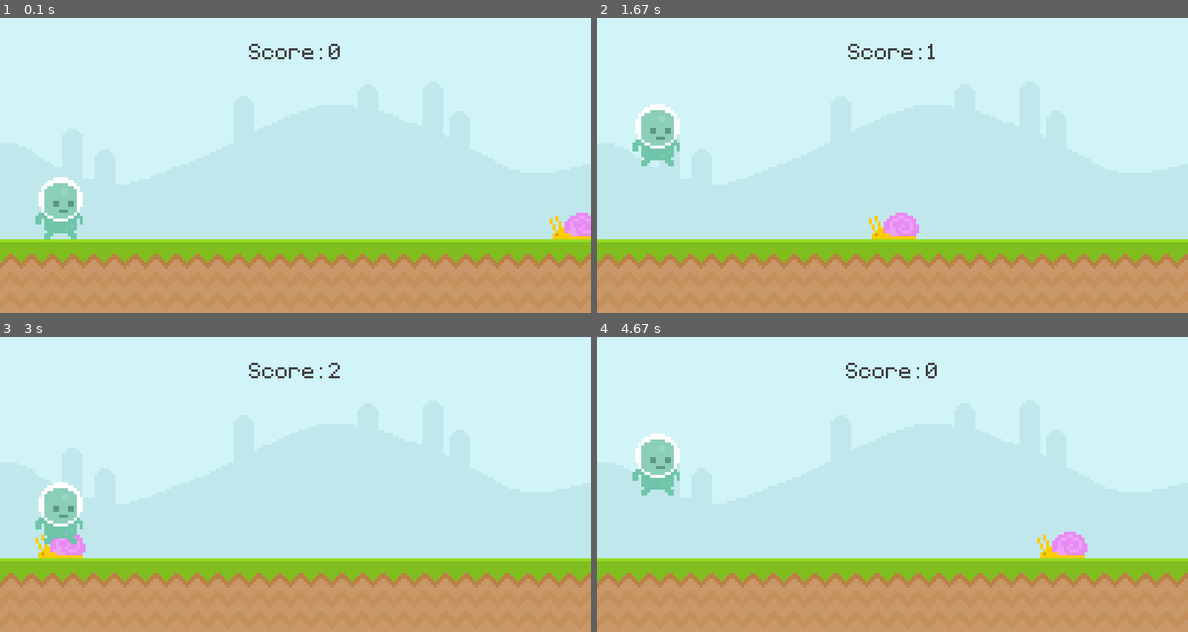
Above: before the commit, frames 1-4 (two rows, left to right).
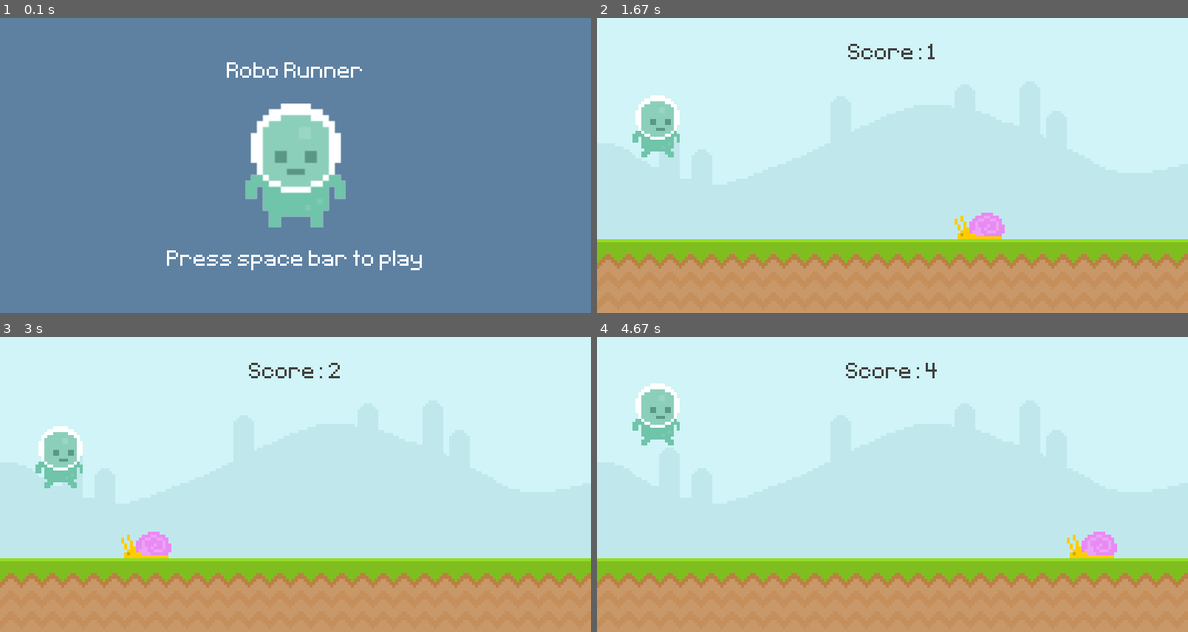
Above: after the commit, the same moments.

Repository: MatildaMared/practice__pygame-test
Game: pygame game, started from main.py
Same seed, same stepped clock (60 frames per second), same inputs: the game is played once before the commit and once after it.
Inputs (mouse positions are in pixels of both pictures, inside the frame that each line leads up to):
- Up to frame 1 (0.1 s): no input
- Up to frame 2 (1.67 s): tap Space at 0.33, 0.67, 1.57 s
- Up to frame 3 (3 s): tap Space at 1.87, 2.07, 2.37 s
- Up to frame 4 (4.67 s): click (656, 525) at 3.12 s; tap Space at 3.8, 4.1 s; click (1075, 478) at 4.22 s

The runs differ from the first frame. In frame 1, 100% of the frame differs, in the area x 0-100%, y 0-100%; in frame 2, 2.1%; in frame 3, 3.5%; in frame 4, 3.4%.

Commit message:
add text to intro screen

Diff:
--- a/main.py
+++ b/main.py
@@ -14,7 +14,7 @@
 pygame.display.set_caption("Runner")
 clock = pygame.time.Clock()
 test_font = pygame.font.Font("font/Pixeltype.ttf", 48)
-game_active = True
+game_active = False
 text_color = (64, 64, 64)
 box_color = "#c0e8ec"
 start_time = 0
@@ -22,8 +22,11 @@
 sky_surface = pygame.image.load("graphics/Sky.png").convert()
 ground_surface = pygame.image.load("graphics/ground.png").convert()
 
-# score_surface = test_font.render("The most awesome game!", False, text_color)
-# score_rect = score_surface.get_rect(center=(400, 100))
+title_surface = test_font.render("Robo Runner", False, "#FFFFFF")
+title_rect = title_surface.get_rect(center=(400, 75))
+
+instructions_surface = test_font.render("Press space bar to play", False, "#FFFFFF")
+instructions_rect = instructions_surface.get_rect(center=(400, 330))
 
 snail_surface = pygame.image.load("graphics/snail/snail1.png").convert_alpha()
 snail_rect = snail_surface.get_rect(midbottom=(800, 300))
@@ -31,6 +34,9 @@
 player_surface = pygame.image.load("graphics/player/player_walk_1.png").convert_alpha()
 player_rect = player_surface.get_rect(midbottom=(80, 300))
 player_gravity = 0
+player_stand = pygame.image.load("graphics/player/player_stand.png").convert_alpha()
+player_stand = pygame.transform.rotozoom(player_stand, 0, 2)
+player_stand_rect = player_stand.get_rect(center=(400, 200))
 
 while True:
     for event in pygame.event.get():
@@ -41,10 +47,10 @@
         if game_active:
             if event.type == pygame.MOUSEBUTTONDOWN:
                 if player_rect.collidepoint(event.pos) and player_rect.bottom == 300:
-                    player_gravity = -20
+                    player_gravity = -22
             if event.type == pygame.KEYDOWN:
                 if event.key == pygame.K_SPACE and player_rect.bottom == 300:
-                    player_gravity = -20
+                    player_gravity = -22
         else:
             if event.type == pygame.KEYDOWN and event.key == pygame.K_SPACE:
                 game_active = True
@@ -78,7 +84,10 @@
         if snail_rect.colliderect(player_rect):
             game_active = False
     else:
-        screen.fill("Pink")
+        screen.fill((94, 129, 162))
+        screen.blit(player_stand, player_stand_rect)
+        screen.blit(title_surface, title_rect)
+        screen.blit(instructions_surface, instructions_rect)
 
     pygame.display.update()
     clock.tick(60)
